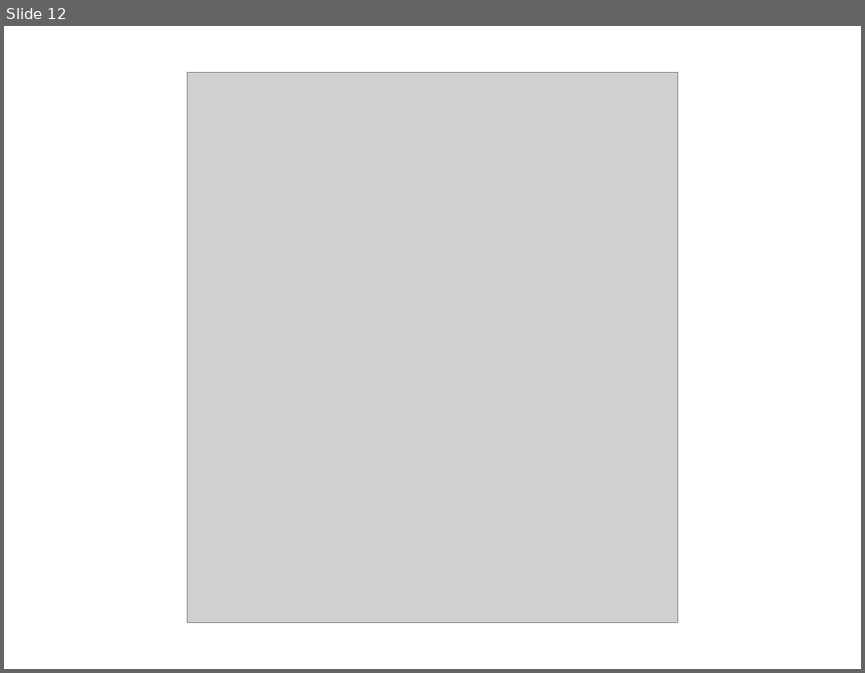
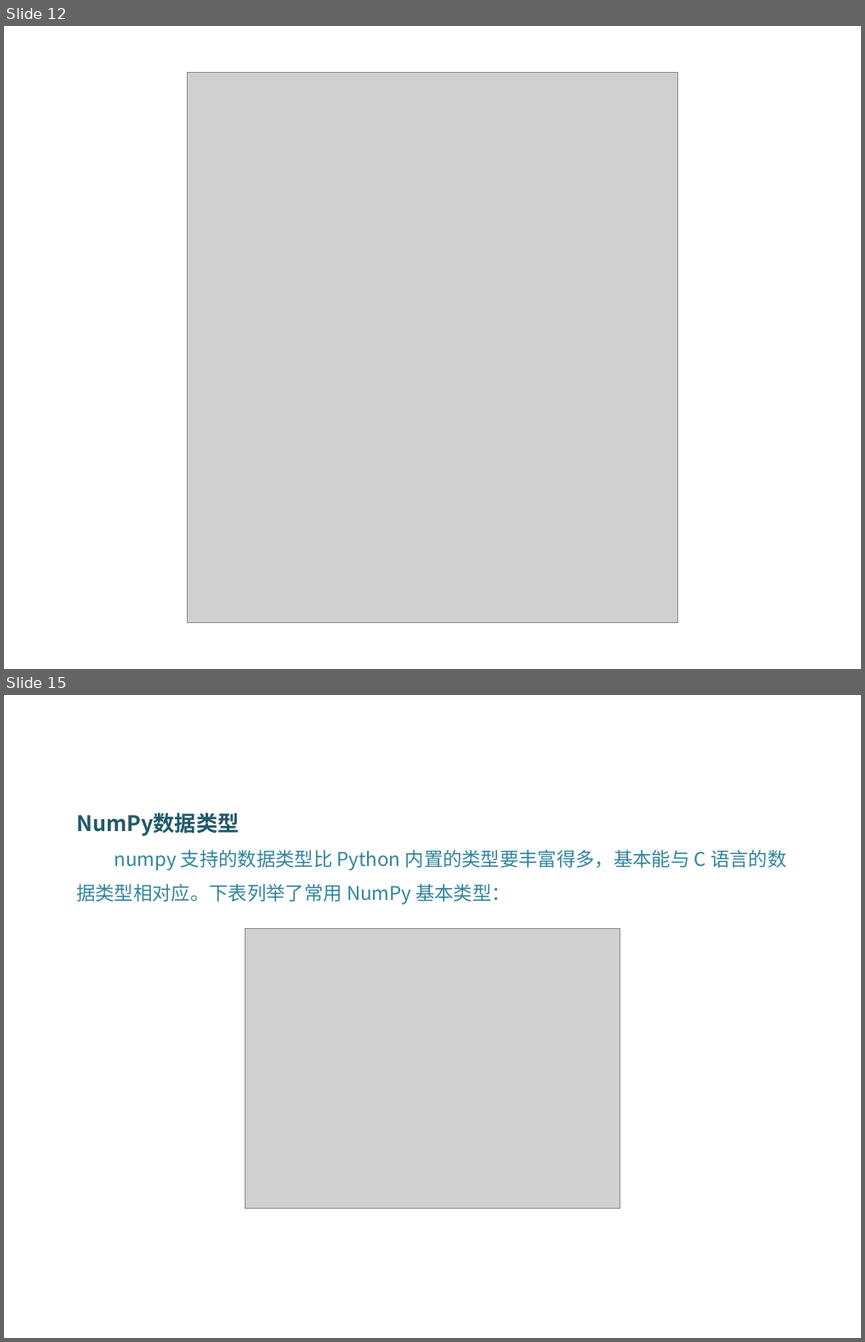
Before and after one commit to DataScienceCoding/Python-Data-Analysis, a slide deck: Python-Data-Analysis.pptx. Shown one above the other, each under a label of ours: slide 12 before the commit, slides 12 and 15 after it; the slides between them are not shown. The pictures are 865x673 and 865x1342 pixels, drawn with LibreOffice and Linux fonts; fonts in the diff are those of the drawing; grey boxes stand for pictures; background and template pictures are left out. Boxes give left, top, right and bottom in pixels: in the first picture for what was removed or moved away, otherwise in the second. Text is boxed around its words. In the diff, an @@ line names an element or a change of style, - is before the commit and + after.

```diff
--- a/Python-Data-Analysis.pptx
+++ b/Python-Data-Analysis.pptx
@@ slide 15 added at (4,695,861,1338), background picture (left out) @@
@@ text added at (76,812,786,904), 16 pt, text #31859C @@
+NumPy数据类型
+numpy 支持的数据类型比 Python 内置的类型要丰富得多，基本能与 C 语言的数据类型相对应。下表列举了常用 NumPy 基本类型：
@@ picture added at (245,929,620,1208) @@
```
Also in this commit, not shown: 27 other slides added, 5 other files.
